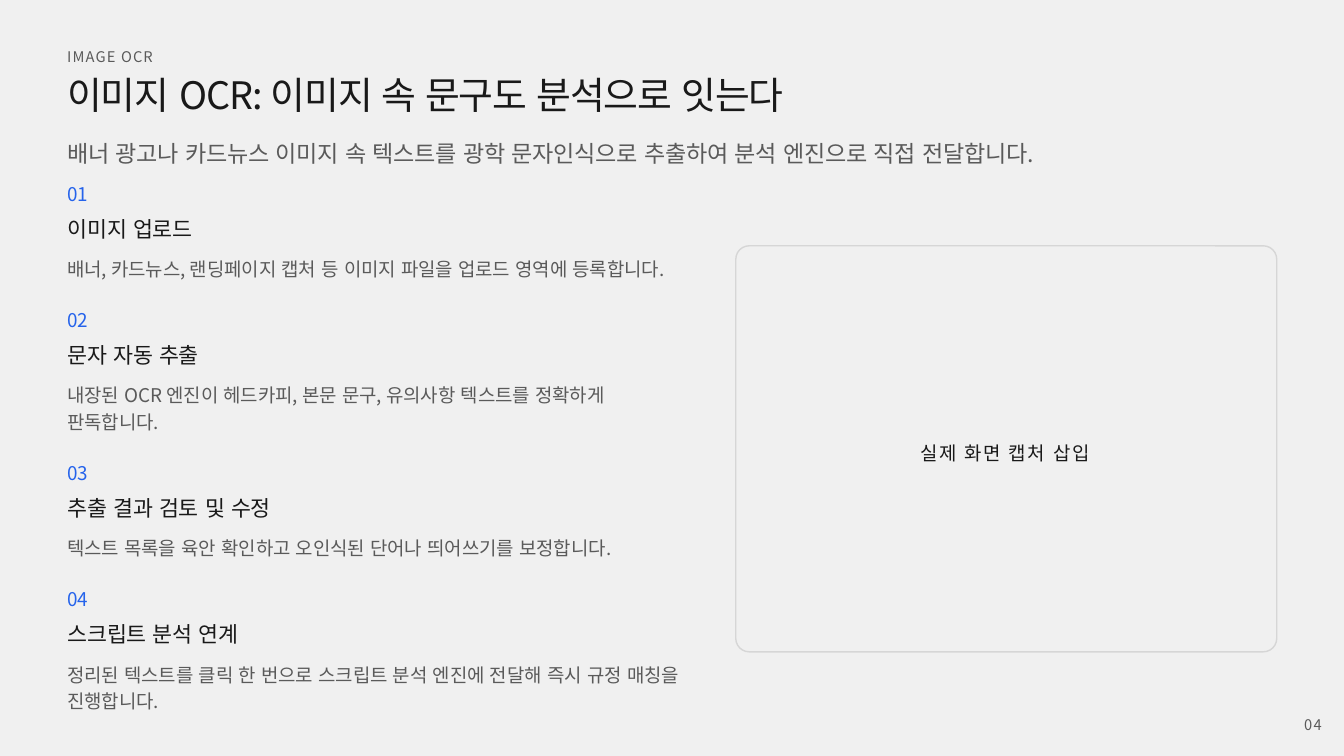
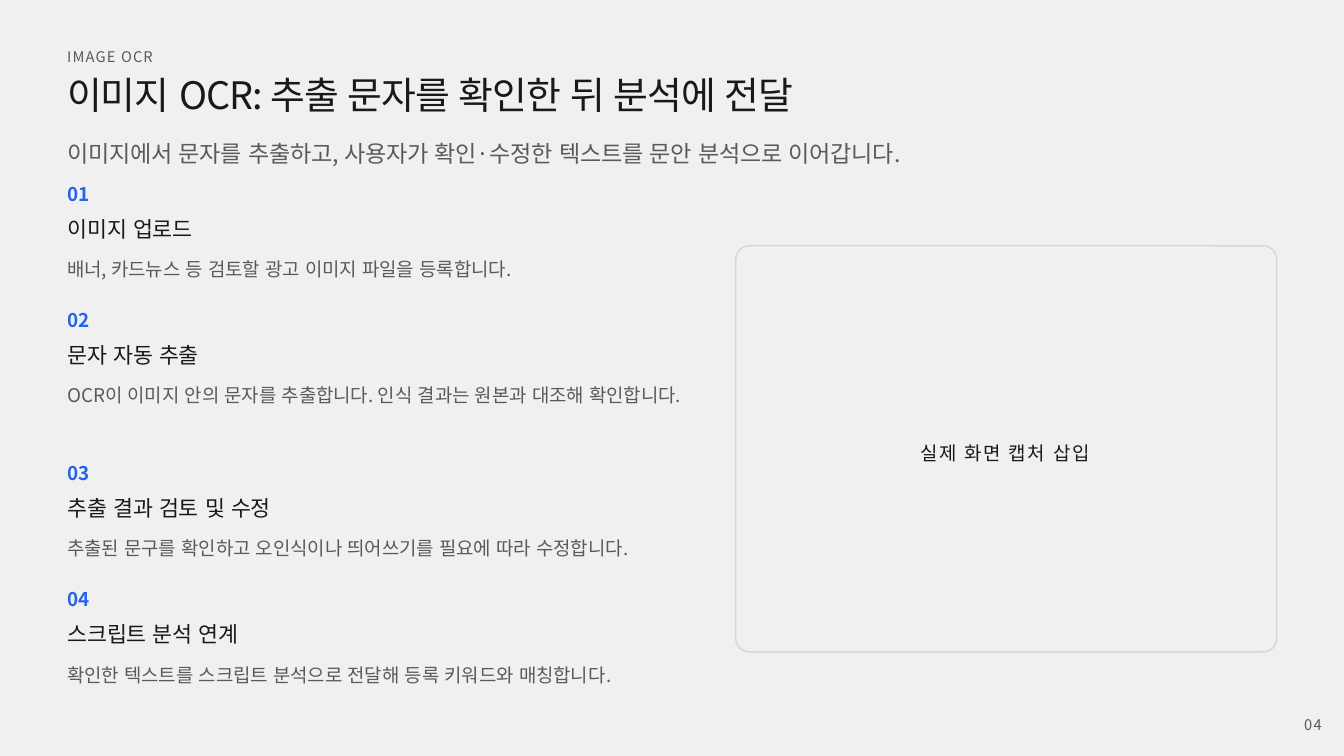
Before and after one commit to rlawlsgura-stack/keyword-risk-analyzer, a slide deck: slide 4 of docs/portfolio/keyword-risk-analyzer-blue-template-style.pptx. Drawn at 1344x756 pixels with LibreOffice and Linux fonts; fonts in the diff are those of the drawing; background and template pictures are left out. Boxes give left, top, right and bottom in pixels: in the first picture for what was removed or moved away, otherwise in the second. Text is boxed around its words. In the diff, an @@ line names an element or a change of style, - is before the commit and + after.

```diff
--- a/docs/portfolio/keyword-risk-analyzer-blue-template-style.pptx
+++ b/docs/portfolio/keyword-risk-analyzer-blue-template-style.pptx
@@ text at (67, 77, 794, 112): text changed @@
-이미지 OCR: 이미지 속 문구도 분석으로 잇는다
+이미지 OCR: 추출 문자를 확인한 뒤 분석에 전달
@@ text at (67, 143, 901, 166): text changed @@
-배너 광고나 카드뉴스 이미지 속 텍스트를 광학 문자인식으로 추출하여 분석 엔진으로 직접 전달합니다.
+이미지에서 문자를 추출하고, 사용자가 확인·수정한 텍스트를 문안 분석으로 이어갑니다.
@@ text at (67, 260, 511, 280): text changed @@
-배너, 카드뉴스, 랜딩페이지 캡처 등 이미지 파일을 업로드 영역에 등록합니다.
+배너, 카드뉴스 등 검토할 광고 이미지 파일을 등록합니다.
@@ text at (67, 386, 681, 404): text changed @@
-내장된 OCR 엔진이 헤드카피, 본문 문구, 유의사항 텍스트를 정확하게 판독합니다.
+OCR이 이미지 안의 문자를 추출합니다. 인식 결과는 원본과 대조해 확인합니다.
@@ text at (67, 539, 628, 557): text changed @@
-텍스트 목록을 육안 확인하고 오인식된 단어나 띄어쓰기를 보정합니다.
+추출된 문구를 확인하고 오인식이나 띄어쓰기를 필요에 따라 수정합니다.
@@ bold on in 4 elements at (67, 187, 89, 202), (67, 313, 89, 328), (67, 466, 89, 481), (67, 592, 89, 607) @@
@@ text at (67, 666, 611, 684): text changed @@
-정리된 텍스트를 클릭 한 번으로 스크립트 분석 엔진에 전달해 즉시 규정 매칭을 진행합니다.
+확인한 텍스트를 스크립트 분석으로 전달해 등록 키워드와 매칭합니다.
```
Also in this commit, not shown: 9 other slides changed, 1 other file.
